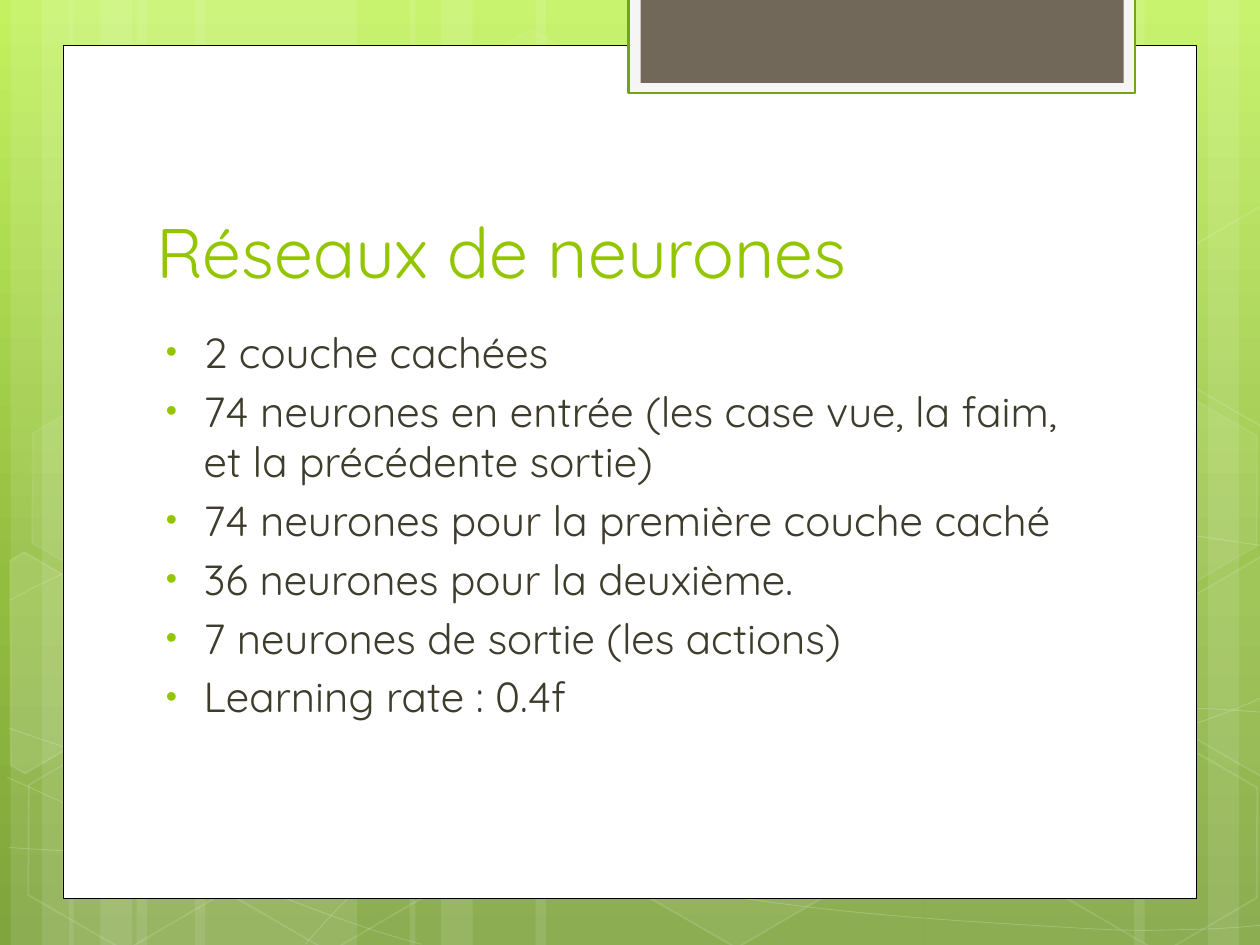
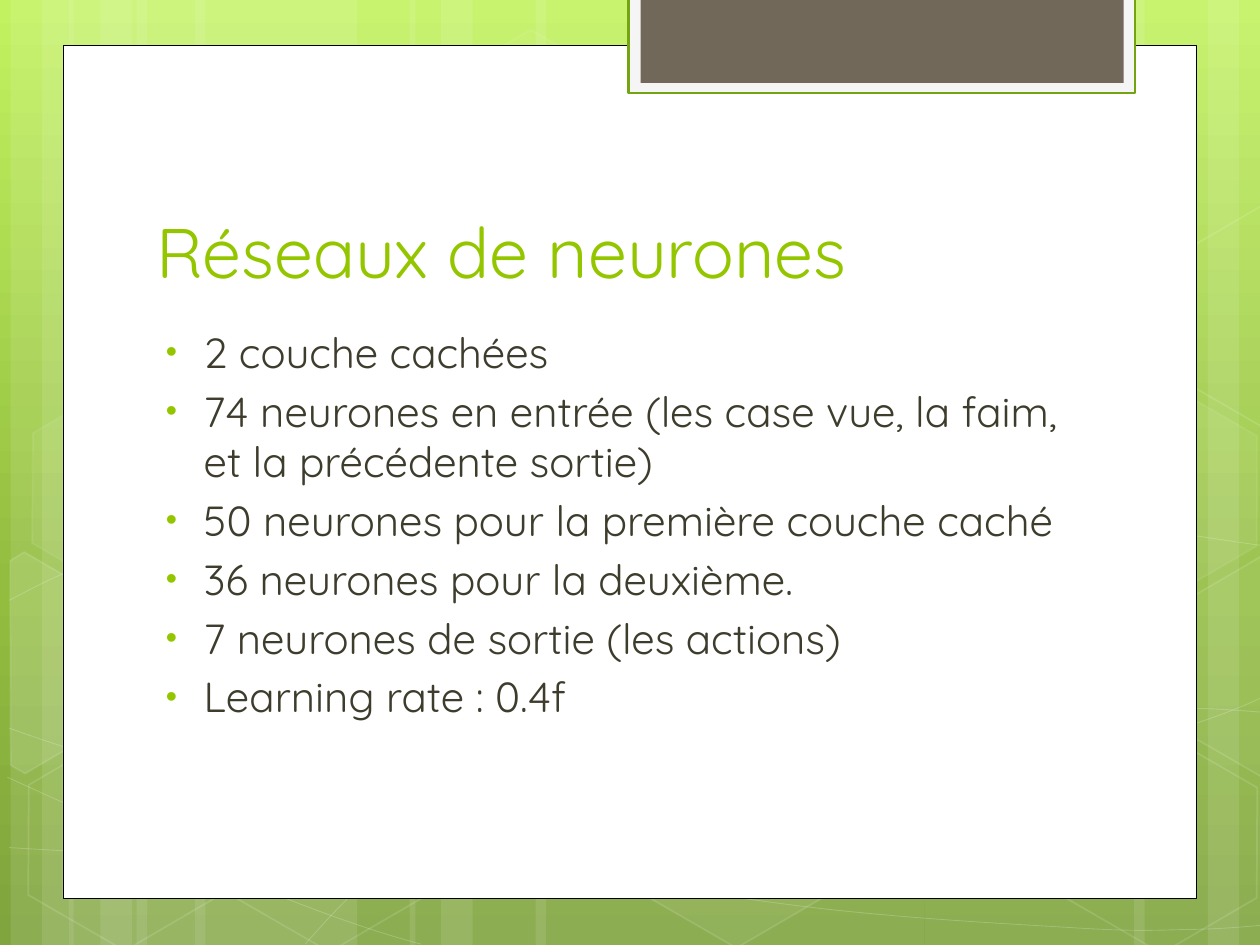
Before and after one commit to Surogate/ai-playground, a slide deck: slide 7 of Pattern Matcher.pptx. Drawn at 1260x945 pixels with LibreOffice and Linux fonts; fonts in the diff are those of the drawing. Boxes give left, top, right and bottom in pixels: in the first picture for what was removed or moved away, otherwise in the second. Text is boxed around its words. In the diff, an @@ line names an element or a change of style, - is before the commit and + after.

```diff
--- a/Pattern Matcher.pptx
+++ b/Pattern Matcher.pptx
@@ text at bbox=[204, 505, 1053, 545]: text changed @@
-• 74 neurones pour la première couche caché
+• 50 neurones pour la première couche caché
```
Also in this commit, not shown: 2 other files.
